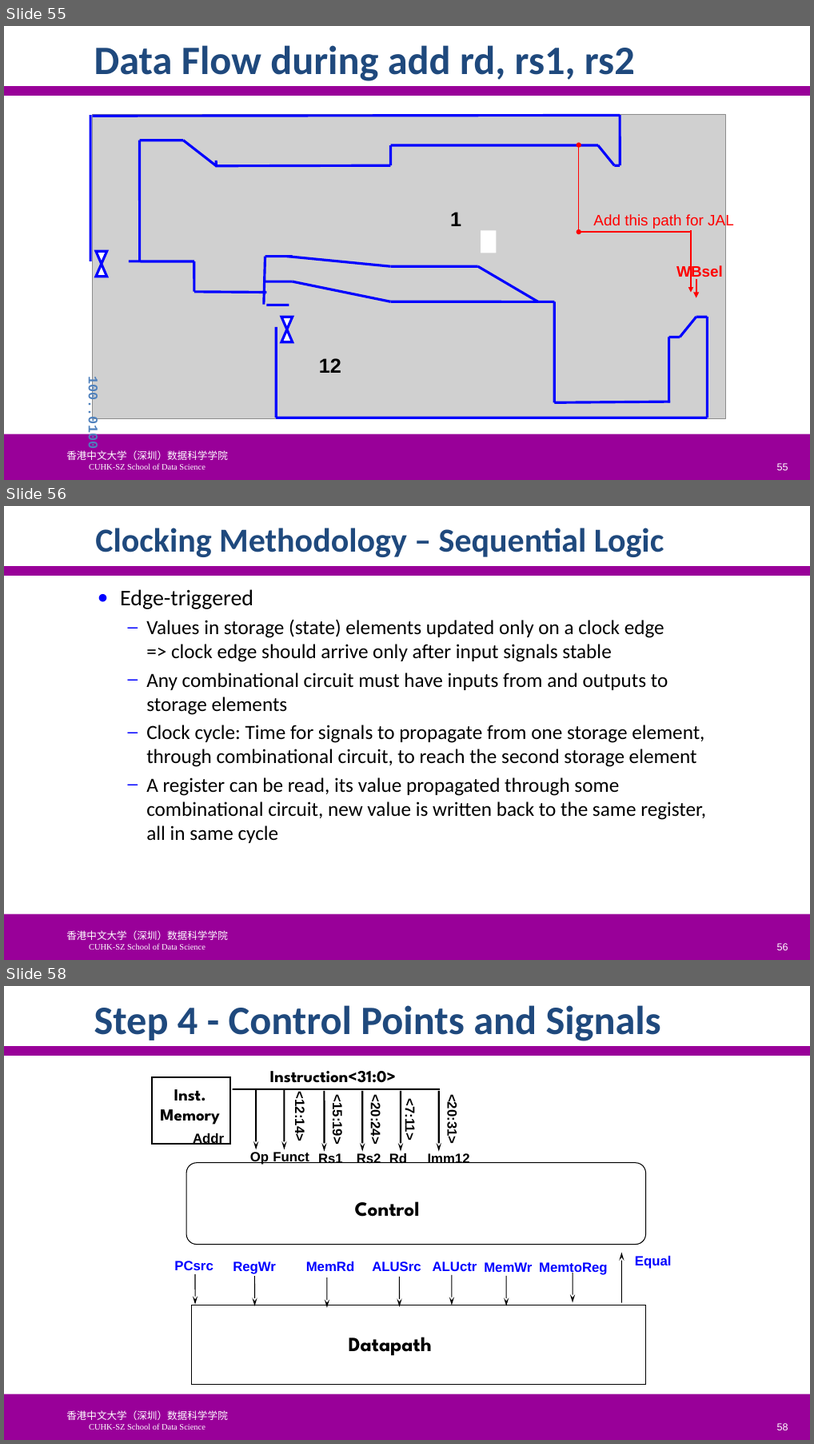
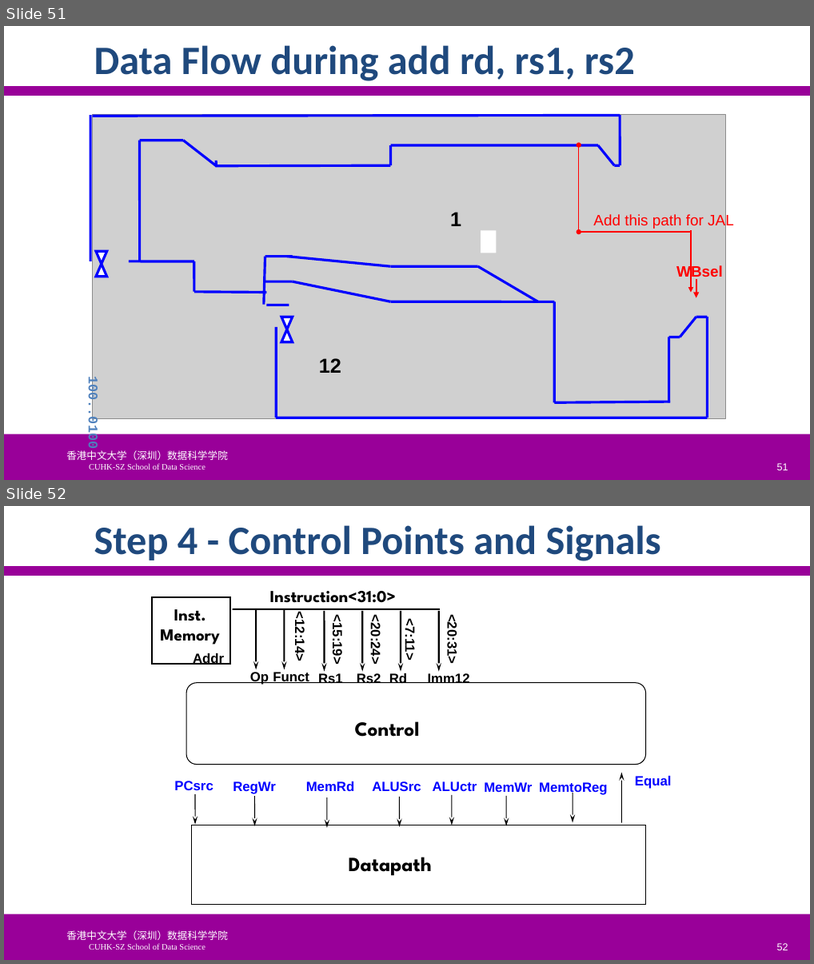
Before and after one commit to SUNCHAOYI923/CMU_CSAPP, a slide deck: slide/CA3060-4-ProcessorArchitecture.pptx. Shown one above the other, each under a label of ours: slides 55, 56 and 58 before the commit, slides 51 and 52 after it; the slides between them are not shown. The pictures are 814x1444 and 814x964 pixels, drawn with LibreOffice and Linux fonts; fonts in the diff are those of the drawing; grey boxes stand for pictures; background and template pictures are left out. Boxes give left, top, right and bottom in pixels: in the first picture for what was removed or moved away, otherwise in the second. Text is boxed around its words. In the diff, an @@ line names an element or a change of style, - is before the commit and + after.

```diff
--- a/slide/CA3060-4-ProcessorArchitecture.pptx
+++ b/slide/CA3060-4-ProcessorArchitecture.pptx
@@ slide 56 removed at [4, 506, 810, 960], background #FFFFFF; not listed: 3 template elements that a slide beside it also shows @@
@@ title removed at [95, 528, 664, 557] @@
-Clocking Methodology – Sequential Logic
@@ text removed at [120, 589, 706, 843] @@
-● Edge-triggered
-  – Values in storage (state) elements updated only on a clock edge
-    => clock edge should arrive only after input signals stable
-  – Any combinational circuit must have inputs from and outputs to storage elements
-  – Clock cycle: Time for signals to propagate from one storage element, through combinational circuit, to reach the second storage element
-  – A register can be read, its value propagated through some combinational circuit, new value is written back to the same register, all in same cycle
@@ page number removed at [778, 943, 789, 950] @@
-56
@@ what was slide 55 is now slide 51 @@
@@ page number at [778, 463, 789, 470]: text changed @@
-55
+51
@@ what was slide 58 is now slide 52 @@
@@ page number at [778, 943, 789, 950]: text changed @@
-58
+52
```
Also in this commit, not shown: 7 slides changed, 5 slides added, 10 other slides removed, 8 other files.
